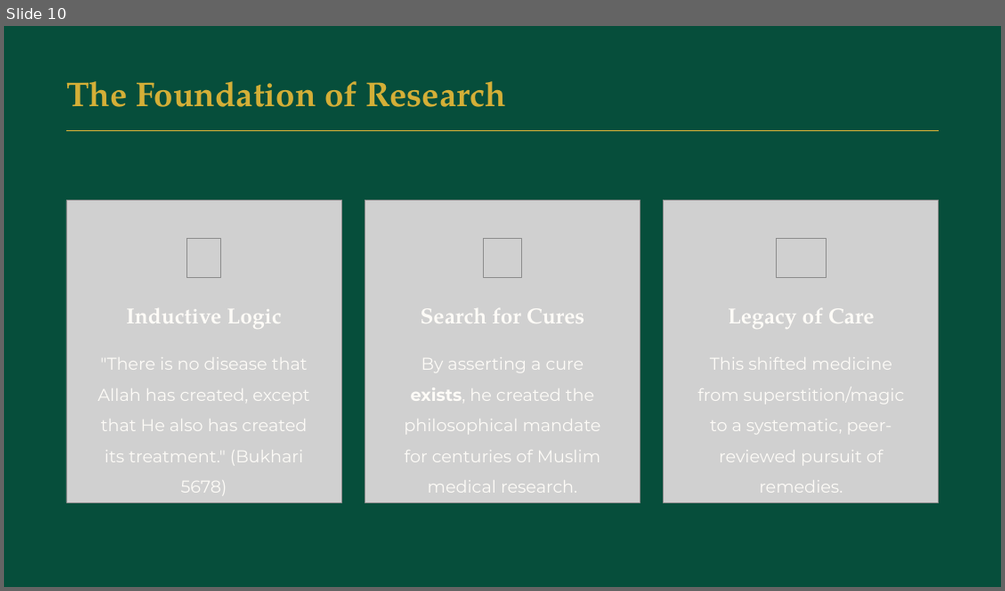
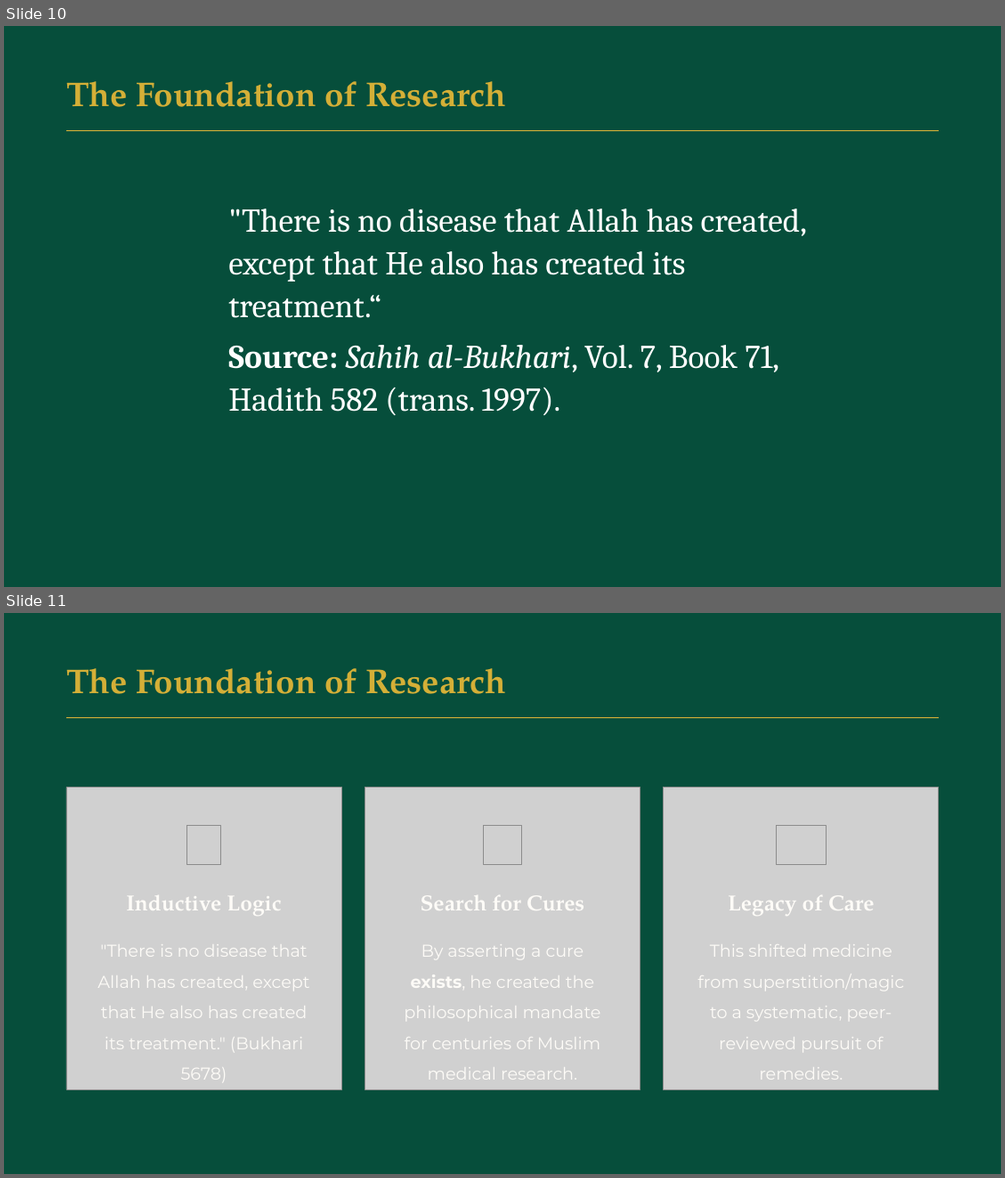
Before and after one commit to shafiqr-kmsw/matricphys, a slide deck: non-research-presentations/phophet-science/Prophetic Model of Scientific Thinking.pptx. Shown one above the other, each under a label of ours: slide 10 before the commit, slides 10 and 11 after it. The pictures are 1005x591 and 1005x1178 pixels, drawn with LibreOffice and Linux fonts; fonts in the diff are those of the drawing; grey boxes stand for pictures; background and template pictures are left out. Boxes give left, top, right and bottom in pixels: in the first picture for what was removed or moved away, otherwise in the second. Text is boxed around its words. In the diff, an @@ line names an element or a change of style, - is before the commit and + after.

```diff
--- a/non-research-presentations/phophet-science/Prophetic Model of Scientific Thinking.pptx
+++ b/non-research-presentations/phophet-science/Prophetic Model of Scientific Thinking.pptx
@@ slide 10 added at (4,26,1001,587), background picture (left out) @@
@@ text added at (66,81,506,107), 33 pt, text #D4AF37, bold @@
+The Foundation of Research
@@ rectangle added at (66,131,938,131), fill #D4AF37 @@
@@ text added at (228,208,807,415), 32 pt, text #FFFFFF @@
+"There is no disease that Allah has created, except that He also has created its treatment.“
+Source: Sahih al-Bukhari, Vol. 7, Book 71, Hadith 582 (trans. 1997).
@@ what was slide 10 is now slide 11 @@
```
Also in this commit, not shown: 1 slide changed, 1 other slide added, 1 slide removed, 4 other files.
